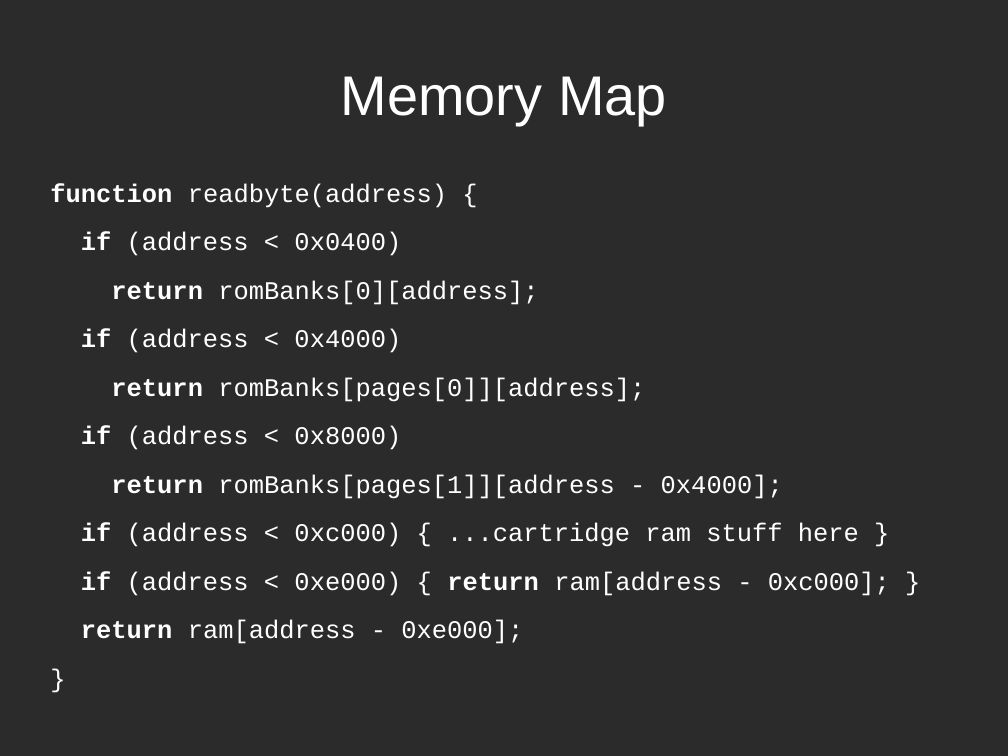
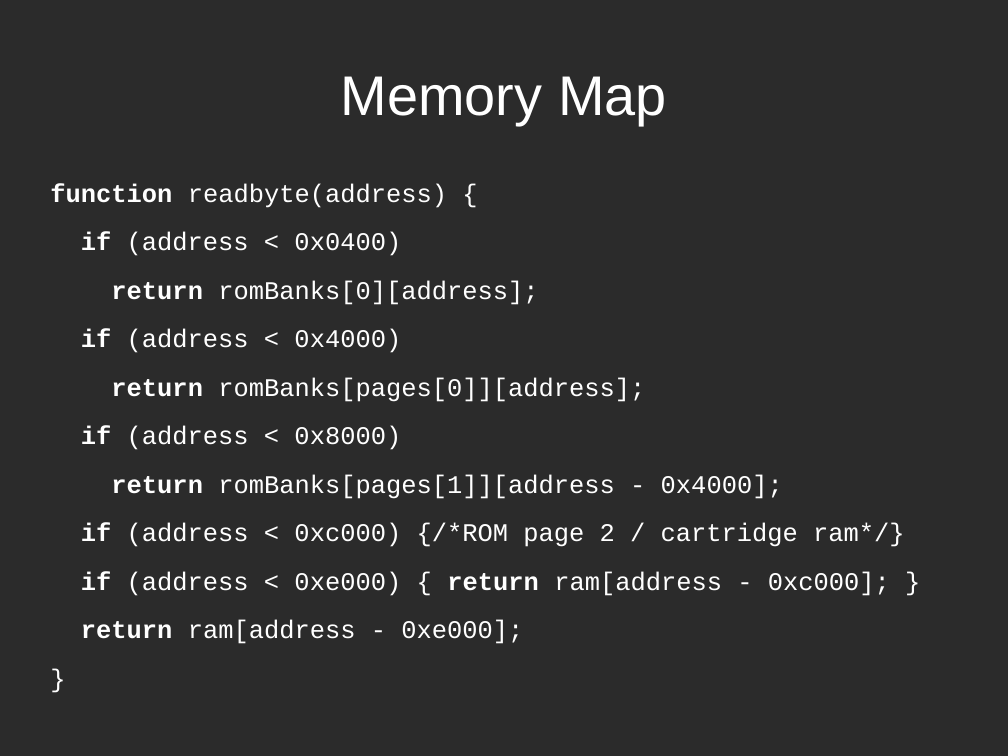
Before and after one commit to mattgodbolt/miracle-sms-emulator, a slide deck: slide 7 of emulating.odp. Drawn at 1008x756 pixels with LibreOffice and Linux fonts; fonts in the diff are those of the drawing; background and template pictures are left out; a plain dark background stands for a picture behind light text. Boxes give left, top, right and bottom in pixels: in the first picture for what was removed or moved away, otherwise in the second. Text is boxed around its words. In the diff, an @@ line names an element or a change of style, - is before the commit and + after.

```diff
--- a/emulating.odp
+++ b/emulating.odp
@@ text at (81,523,905,547): text changed @@
-if (address < 0xc000) { ...cartridge ram stuff here }
+if (address < 0xc000) {/*ROM page 2 / cartridge ram*/}
```
Also in this commit, not shown: 2 other slides changed.
